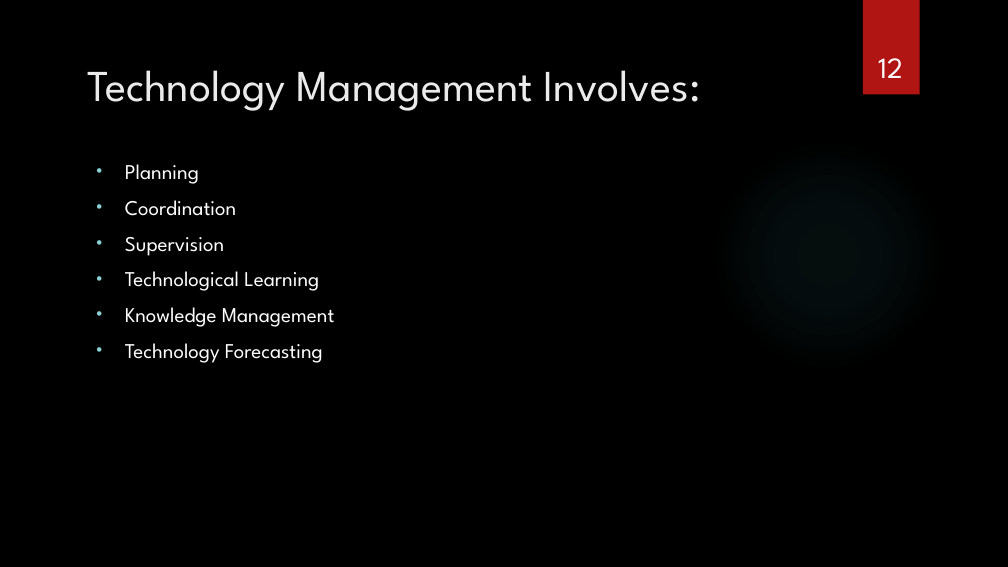
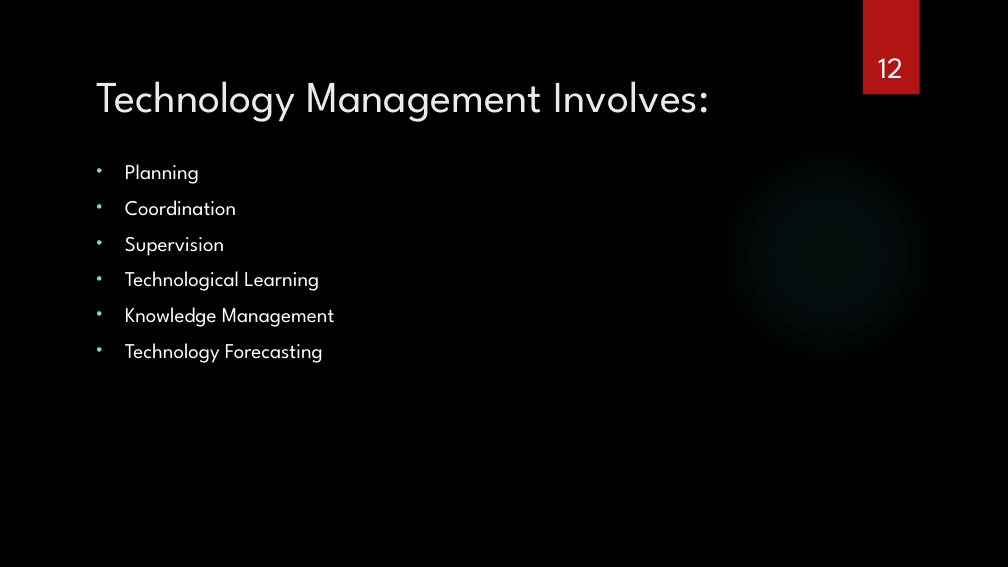
Before and after one commit to spaggiari65/present, a slide deck: slide 12 of Chapter12.pptx. Drawn at 1008x567 pixels with LibreOffice and Linux fonts; fonts in the diff are those of the drawing; background and template pictures are left out. Boxes give left, top, right and bottom in pixels: in the first picture for what was removed or moved away, otherwise in the second. Text is boxed around its words. In the diff, an @@ line names an element or a change of style, - is before the commit and + after.

```diff
--- a/Chapter12.pptx
+++ b/Chapter12.pptx
@@ title "Technology Management Involves:": place and size @@
-title "Technology Management Involves:" at box(87, 70, 701, 111)
+title "Technology Management Involves:" at box(96, 81, 710, 122)
```
Also in this commit, not shown: 8 other slides changed, 4 slides added.
